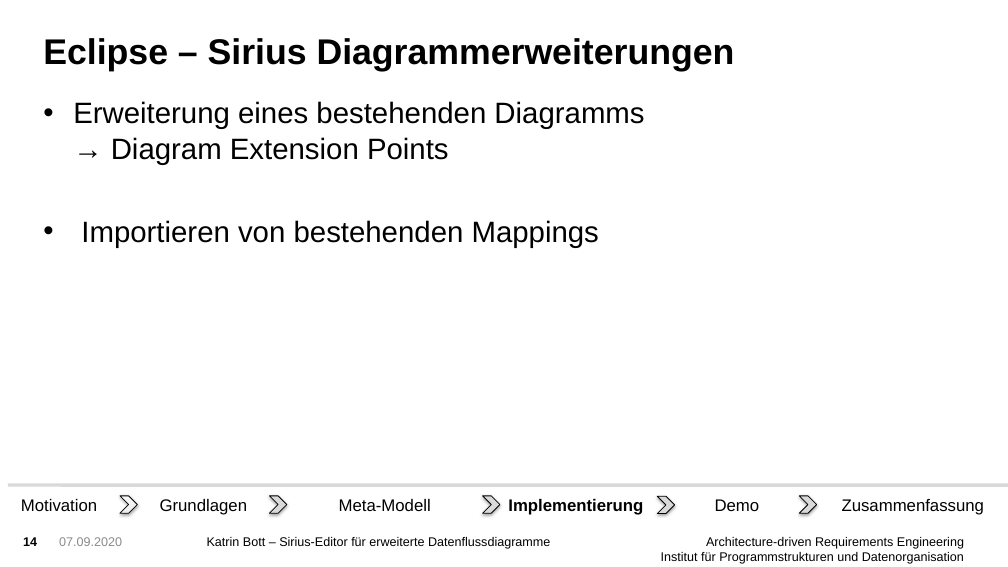
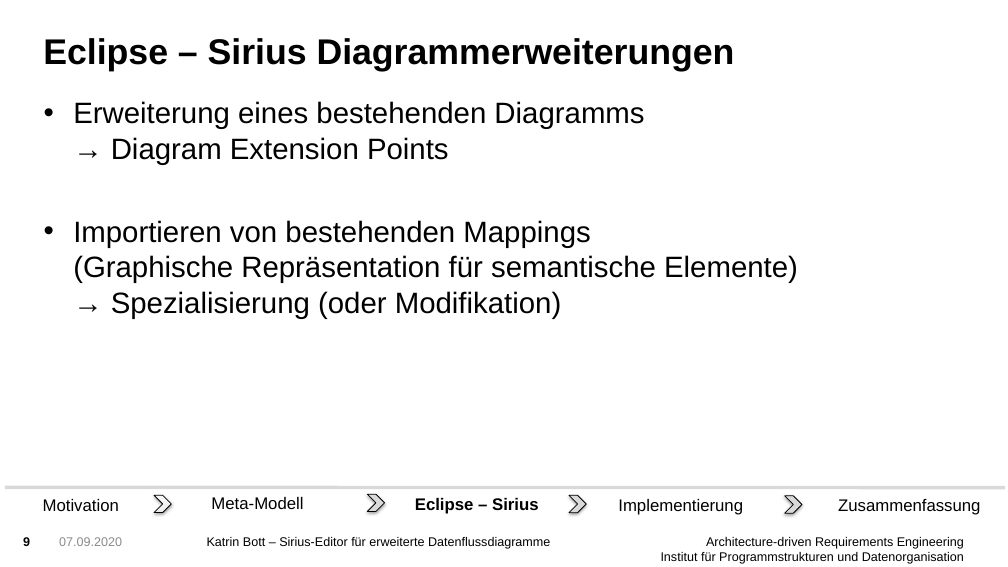
Before and after one commit to FluidTrust/Palladio-Supporting-DataFlowDiagramConfidentiality, a slide deck: slide 9 of bundles/org.palladiosimulator.dataflow.diagram.characterized.editor.sirius/presentation/presentation_bott.pptx (slide 14 before the commit). Drawn at 1008x567 pixels with LibreOffice and Linux fonts; fonts in the diff are those of the drawing; background and template pictures are left out. Boxes give left, top, right and bottom in pixels: in the first picture for what was removed or moved away, otherwise in the second. Text is boxed around its words. In the diff, an @@ line names an element or a change of style, - is before the commit and + after.

```diff
--- a/bundles/org.palladiosimulator.dataflow.diagram.characterized.editor.sirius/presentation/presentation_bott.pptx
+++ b/bundles/org.palladiosimulator.dataflow.diagram.characterized.editor.sirius/presentation/presentation_bott.pptx
@@ text at (x1=73, y1=220, x2=798, y2=318): text changed @@
-• Importieren von bestehenden Mappings
+• Importieren von bestehenden Mappings
+  (Graphische Repräsentation für semantische Elemente)
+  → Spezialisierung (oder Modifikation)
@@ line moved from (8, 485) - (1008, 485) to (5, 488) - (1005, 488) @@
@@ text "Motivation" moved from (x1=21, y1=499, x2=97, y2=511) to (x1=43, y1=499, x2=119, y2=511) @@
@@ chevron moved from (x1=120, y1=496, x2=138, y2=513) to (x1=154, y1=495, x2=172, y2=513) @@
@@ text removed at (x1=160, y1=499, x2=248, y2=515) @@
-Grundlagen
@@ text "Meta-Modell" moved from (x1=339, y1=499, x2=431, y2=511) to (x1=211, y1=497, x2=303, y2=509) @@
@@ chevron moved from (x1=269, y1=496, x2=287, y2=513) to (x1=368, y1=495, x2=385, y2=512) @@
@@ text added at (x1=415, y1=498, x2=539, y2=514), 16 pt, text #000000, bold @@
+Eclipse – Sirius
@@ chevron moved from (x1=482, y1=496, x2=500, y2=513) to (x1=569, y1=495, x2=587, y2=513) @@
@@ text "Implementierung" moved from (x1=508, y1=499, x2=643, y2=515) to (x1=618, y1=499, x2=743, y2=515) @@
@@ text "Implementierung" at (x1=618, y1=499, x2=743, y2=515): bold off @@
@@ chevron removed at (x1=657, y1=496, x2=675, y2=513) @@
@@ text removed at (x1=715, y1=499, x2=760, y2=511) @@
-Demo
@@ chevron moved from (x1=799, y1=496, x2=817, y2=513) to (x1=785, y1=496, x2=802, y2=513) @@
@@ text "Zusammenfassung" moved from (x1=842, y1=499, x2=984, y2=515) to (x1=838, y1=499, x2=980, y2=515) @@
@@ page number at (x1=23, y1=536, x2=30, y2=549): text changed @@
-14
+9
```
Also in this commit, not shown: 14 other slides changed, 9 slides added, 8 slides removed, 1 other file.
